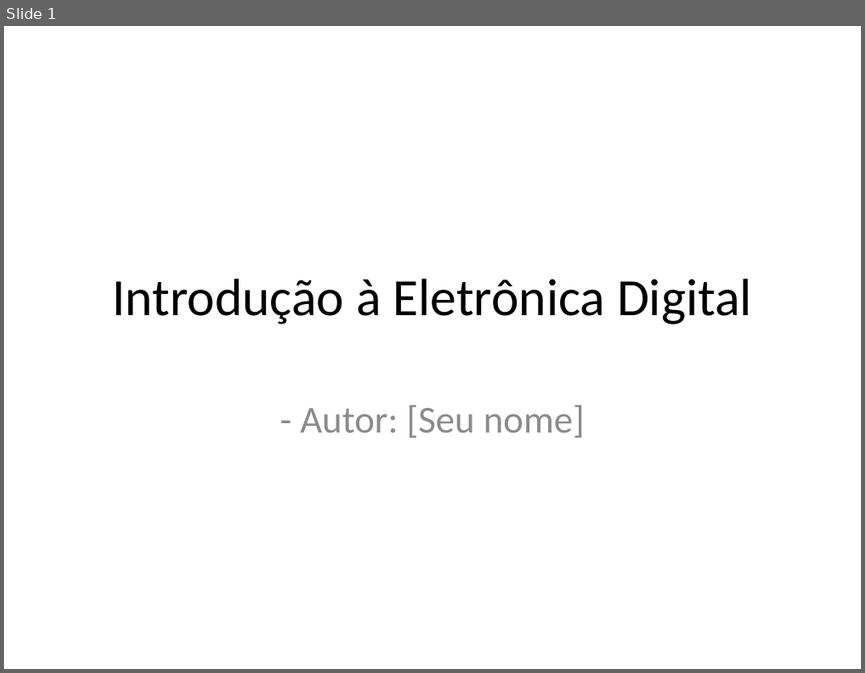
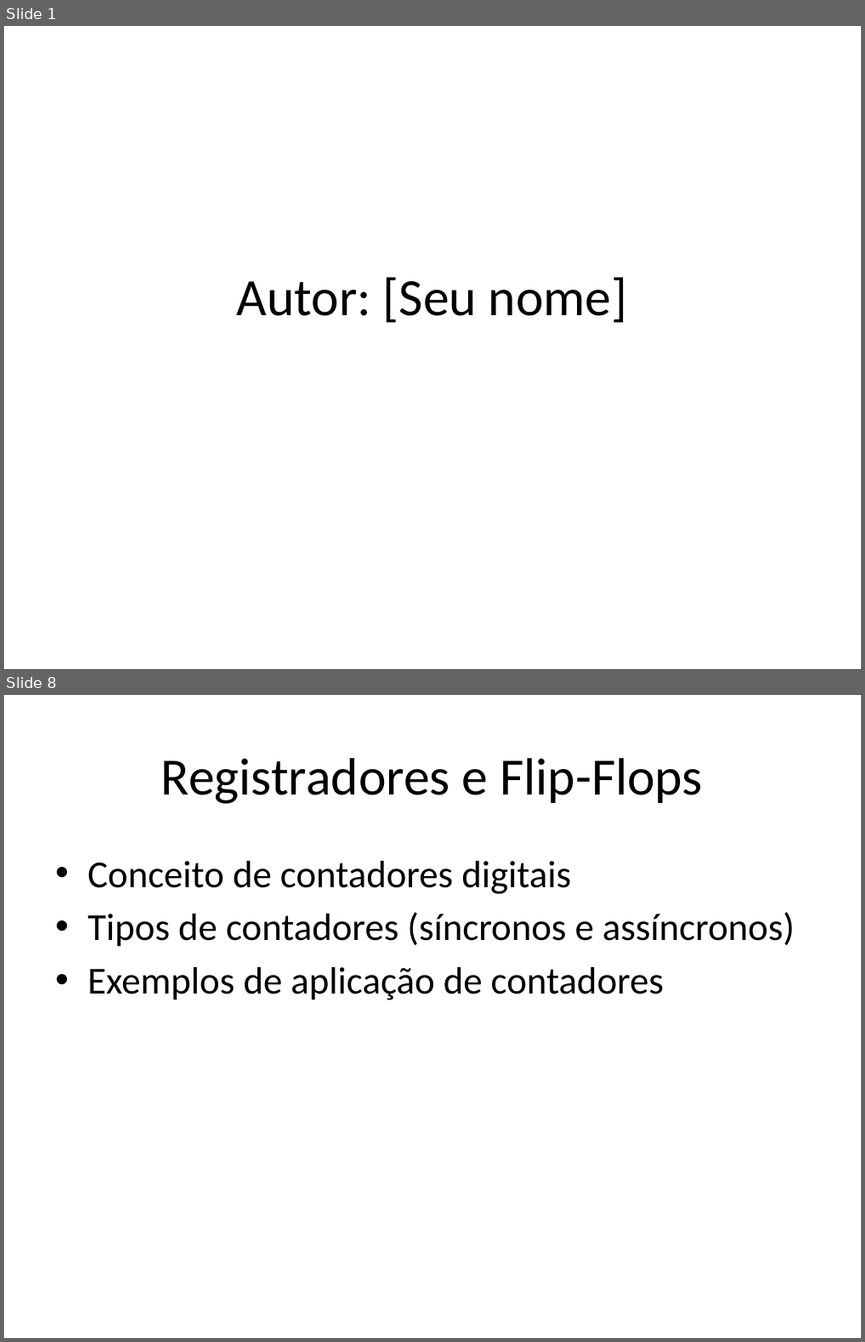
Before and after one commit to lcdlemos/EstagioNutes, a slide deck: IA/auto_apresentacao_IA.pptx. Shown one above the other, each under a label of ours: slide 1 before the commit, slides 1 and 8 after it; the slides between them are not shown. The pictures are 865x673 and 865x1342 pixels, drawn with LibreOffice and Linux fonts; fonts in the diff are those of the drawing. Boxes give left, top, right and bottom in pixels: in the first picture for what was removed or moved away, otherwise in the second. Text is boxed around its words. In the diff, an @@ line names an element or a change of style, - is before the commit and + after.

```diff
--- a/IA/auto_apresentacao_IA.pptx
+++ b/IA/auto_apresentacao_IA.pptx
@@ slide 8 added at (4, 695, 861, 1338), background #FFFFFF @@
@@ title added at (161, 758, 703, 804), 44 pt, text #000000 @@
+Registradores e Flip-Flops
@@ text added at (87, 861, 794, 1000), 32 pt, text #000000 @@
+• Conceito de contadores digitais
+• Tipos de contadores (síncronos e assíncronos)
+• Exemplos de aplicação de contadores
@@ slide 1 changed as well @@
@@ title at (237, 277, 627, 323): text changed @@
-Introdução à Eletrônica Digital
+Autor: [Seu nome]
@@ subtitle removed at (300, 404, 585, 437) @@
-- Autor: [Seu nome]
```
Also in this commit, not shown: 6 other slides changed, 2 other slides added, 3 slides removed, 3 other files.
